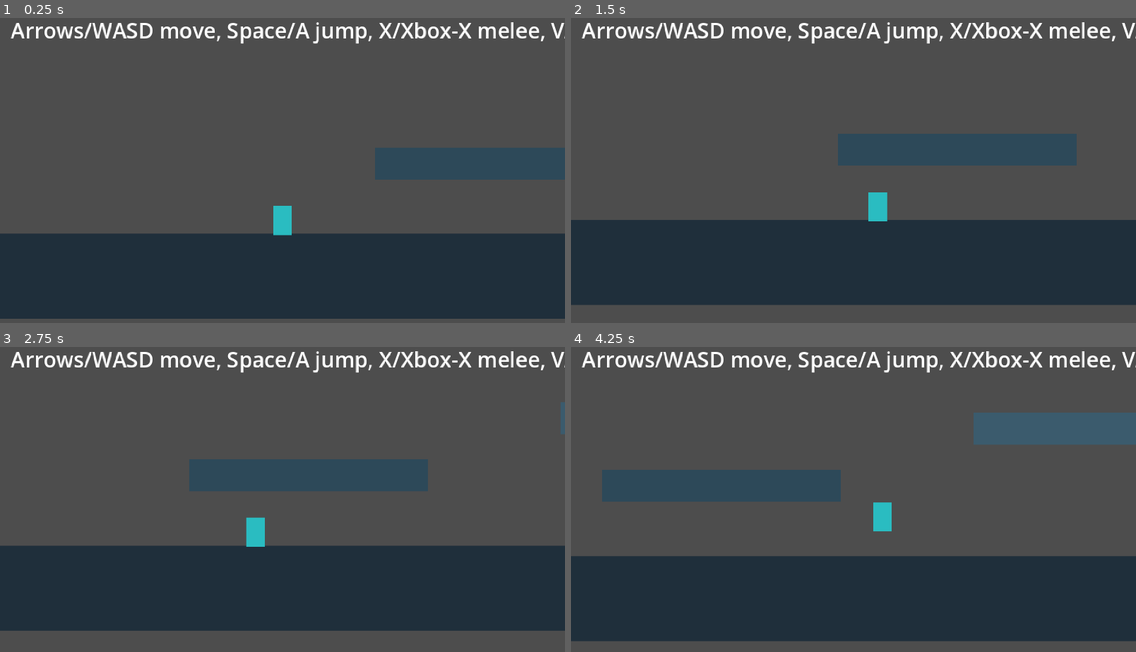
Above: before the commit, frames 1-4 (two rows, left to right).
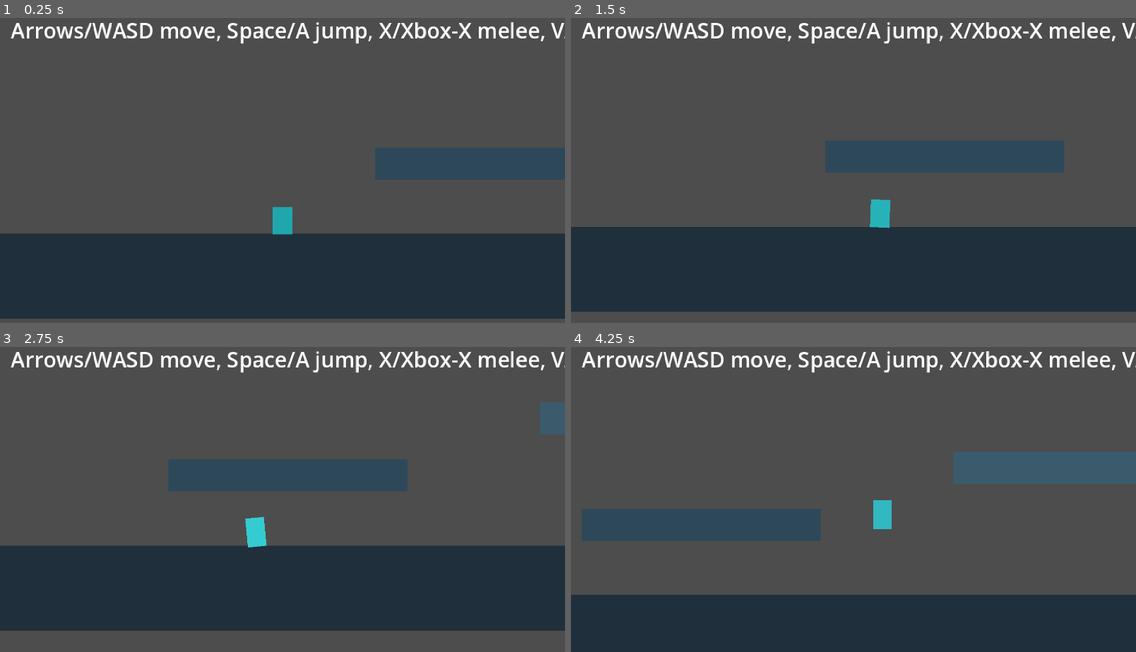
Above: after the commit, the same moments.

Repository: andrewgilliland/awash
Game: Godot game, scene res://scenes/main.tscn
Two runs of this game, one before a commit and one after it. Both use one fixed random seed, a clock stepped at 60 frames per second and the inputs below.
Inputs:
- Up to frame 1 (0.25 s): no input
- Up to frame 2 (1.5 s): hold Right (move_right) from 0.53 s (still down); tap Space (jump) at 0.6, 0.77, 1.07 s; tap E (interact) at 1.35 s
- Up to frame 3 (2.75 s): tap Space (jump) at 1.52, 1.55, 1.82, 2.3 s; release Right (move_right) at 2.03 s; hold Left (move_left) from 2.03 s (still down); tap X (melee_attack) at 2.1 s
- Up to frame 4 (4.25 s): release Left (move_left) at 2.78 s; hold Right (move_right) from 2.78 s (still down); tap V (ranged_attack) at 2.85 s; tap Space (jump) at 3.02, 3.05, 3.32, 3.77, 3.8, 4.07 s; tap C at 3.6 s

The runs differ from the first frame. In frame 1, less than 0.1% of the frame differs, in the area x 48-52%, y 61-72%; in frame 2, 7.0%; in frame 3, 1.2%; in frame 4, 31%, in the area x 0-100%, y 21-100%.

Commit message:
Step 3: tune locomotion and baseline movement visuals

Diff:
--- a/scripts/player/player.gd
+++ b/scripts/player/player.gd
@@ -2,16 +2,23 @@
 
 @export var move_speed: float = 145.0
 @export var acceleration: float = 950.0
+@export var air_acceleration: float = 720.0
 @export var friction: float = 1100.0
 @export var jump_velocity: float = -315.0
+@export var max_fall_speed: float = 520.0
+@export var jump_release_gravity_multiplier: float = 1.6
 @export var coyote_time_seconds: float = 0.12
 @export var jump_buffer_seconds: float = 0.12
 @export var has_double_jump: bool = false
 @export var max_air_jumps: int = 1
 
+var _input_direction: float = 0.0
 var _coyote_timer: float = 0.0
 var _jump_buffer_timer: float = 0.0
 var _air_jumps_used: int = 0
+var _facing_sign: float = 1.0
+
+@onready var _body_visual: Polygon2D = $Body
 
 
 func _physics_process(delta: float) -> void:
@@ -19,15 +26,19 @@
 	_apply_vertical_movement(delta)
 	_handle_jump_press()
 	_try_consume_buffered_jump()
+	_apply_jump_release_gravity(delta)
+	_update_facing()
 	move_and_slide()
+	_update_visual_state(delta)
 
 
 func _apply_horizontal_movement(delta: float) -> void:
-	var direction := Input.get_axis("move_left", "move_right")
-	var target_speed := direction * move_speed
+	_input_direction = Input.get_axis("move_left", "move_right")
+	var target_speed := _input_direction * move_speed
+	var acceleration_value := acceleration if is_on_floor() else air_acceleration
 
 	if absf(target_speed) > 0.01:
-		velocity.x = move_toward(velocity.x, target_speed, acceleration * delta)
+		velocity.x = move_toward(velocity.x, target_speed, acceleration_value * delta)
 	else:
 		velocity.x = move_toward(velocity.x, 0.0, friction * delta)
 
@@ -39,6 +50,7 @@
 	else:
 		_coyote_timer = maxf(0.0, _coyote_timer - delta)
 		velocity += get_gravity() * delta
+		velocity.y = minf(velocity.y, max_fall_speed)
 
 	_jump_buffer_timer = maxf(0.0, _jump_buffer_timer - delta)
 
@@ -70,3 +82,40 @@
 
 func _do_jump() -> void:
 	velocity.y = jump_velocity
+
+
+func _apply_jump_release_gravity(delta: float) -> void:
+	if is_on_floor():
+		return
+
+	if velocity.y < 0.0 and Input.is_action_just_released("jump"):
+		velocity.y += get_gravity().y * jump_release_gravity_multiplier * delta
+
+
+func _update_facing() -> void:
+	if absf(_input_direction) > 0.01:
+		_facing_sign = signf(_input_direction)
+
+
+func _update_visual_state(delta: float) -> void:
+	if _body_visual == null:
+		return
+
+	var target_scale := Vector2(1.0, 1.0)
+	var target_rotation := 0.0
+	var target_color := Color(0.164706, 0.741176, 0.756863, 1.0)
+
+	if not is_on_floor():
+		if velocity.y < 0.0:
+			target_scale = Vector2(0.92, 1.08)
+			target_color = Color(0.258824, 0.792157, 0.835294, 1.0)
+		else:
+			target_scale = Vector2(1.08, 0.92)
+			target_color = Color(0.113725, 0.631373, 0.662745, 1.0)
+	elif absf(velocity.x) > 8.0:
+		target_rotation = deg_to_rad(6.0) * _facing_sign
+		target_color = Color(0.227451, 0.831373, 0.847059, 1.0)
+
+	_body_visual.scale = _body_visual.scale.lerp(target_scale, 12.0 * delta)
+	_body_visual.rotation = lerpf(_body_visual.rotation, target_rotation, 12.0 * delta)
+	_body_visual.color = _body_visual.color.lerp(target_color, 10.0 * delta)
